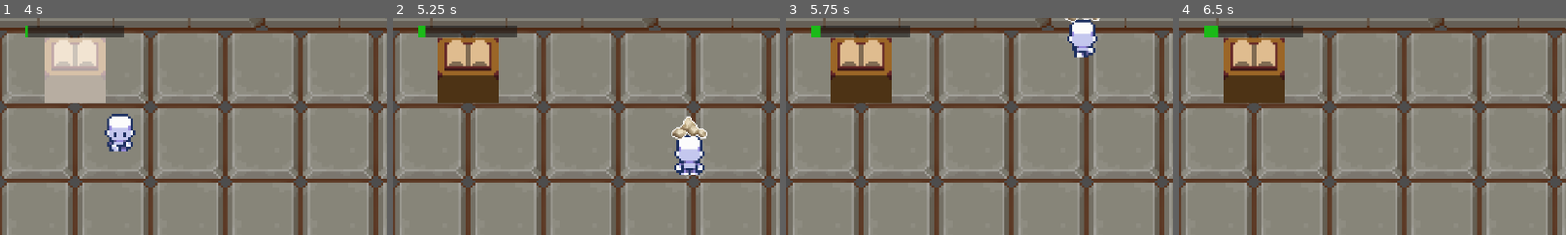
Above: before the commit, frames 1-4 (left to right).
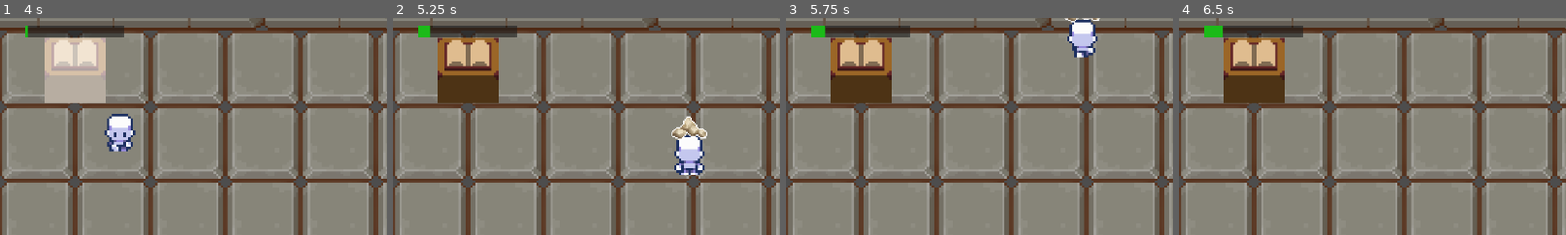
Above: after the commit, the same moments.

Repository: jpsalim21/LootPacker
Game: Godot game, scene res://Cenas/Workshop.tscn
Same seed, same stepped clock (60 frames per second), same inputs: the game is played once before the commit and once after it.
Inputs:
- Up to frame 1 (4 s): tap Enter at 0.5 s; hold W (cima) 0.53-2.03 s; tap E (interact) at 0.6, 2.1, 3.6 s; tap Space (minigame) at 1.35, 2.85 s; hold A (esquerda) 2.03-3.53 s; hold S (baixo) from 3.53 s (still down)
- Up to frame 2 (5.25 s): release S (baixo) at 4.28 s; hold D (direita) 4.28-5.03 s; tap Space (minigame) at 4.35 s; hold W (cima) from 5.03 s (still down); tap E (interact) at 5.1 s
- Up to frame 3 (5.75 s): keep holding W (cima)
- Up to frame 4 (6.5 s): release W (cima) at 5.78 s; hold D (direita) from 5.78 s (still down); tap Space (minigame) at 5.85 s
The pictures show only the part of the screen within x 50-100%, y 30-80%; the shares and areas given below are measured in that part.

Frame 1 is identical in both runs. In frame 2, less than 0.1% of the frame differs, in the area x 8-10%, y 3-9%; in frame 3, less than 0.1%; in frame 4, less than 0.1%.

Commit message:
Altera tempo das estruturas

Diff:
--- a/Cenas/Workshop.tscn
+++ b/Cenas/Workshop.tscn
@@ -284,6 +284,7 @@
 [node name="MesaEncantamento" parent="Cenario" node_paths=PackedStringArray("player") instance=ExtResource("17_l06ur")]
 position = Vector2(32, -17)
 player = NodePath("../../Player")
+tempoMax = 15.0
 
 [node name="Fornalha" parent="Cenario" node_paths=PackedStringArray("player") instance=ExtResource("14_f4wes")]
 position = Vector2(-17, -16)
@@ -311,7 +312,7 @@
 position = Vector2(-69, -16)
 itemResultante = ExtResource("11_dmwo6")
 player = NodePath("../../Player")
-tempoMax = 15.0
+tempoMax = 8.0
 
 [node name="Forja" parent="Cenario" node_paths=PackedStringArray("player") instance=ExtResource("7_jul0y")]
 player = NodePath("../../Player")
